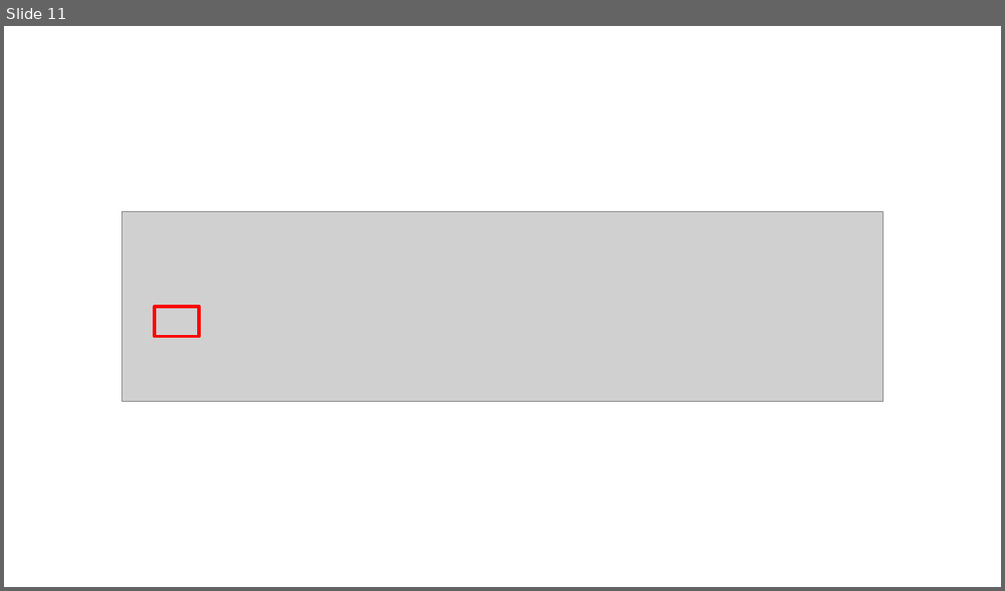
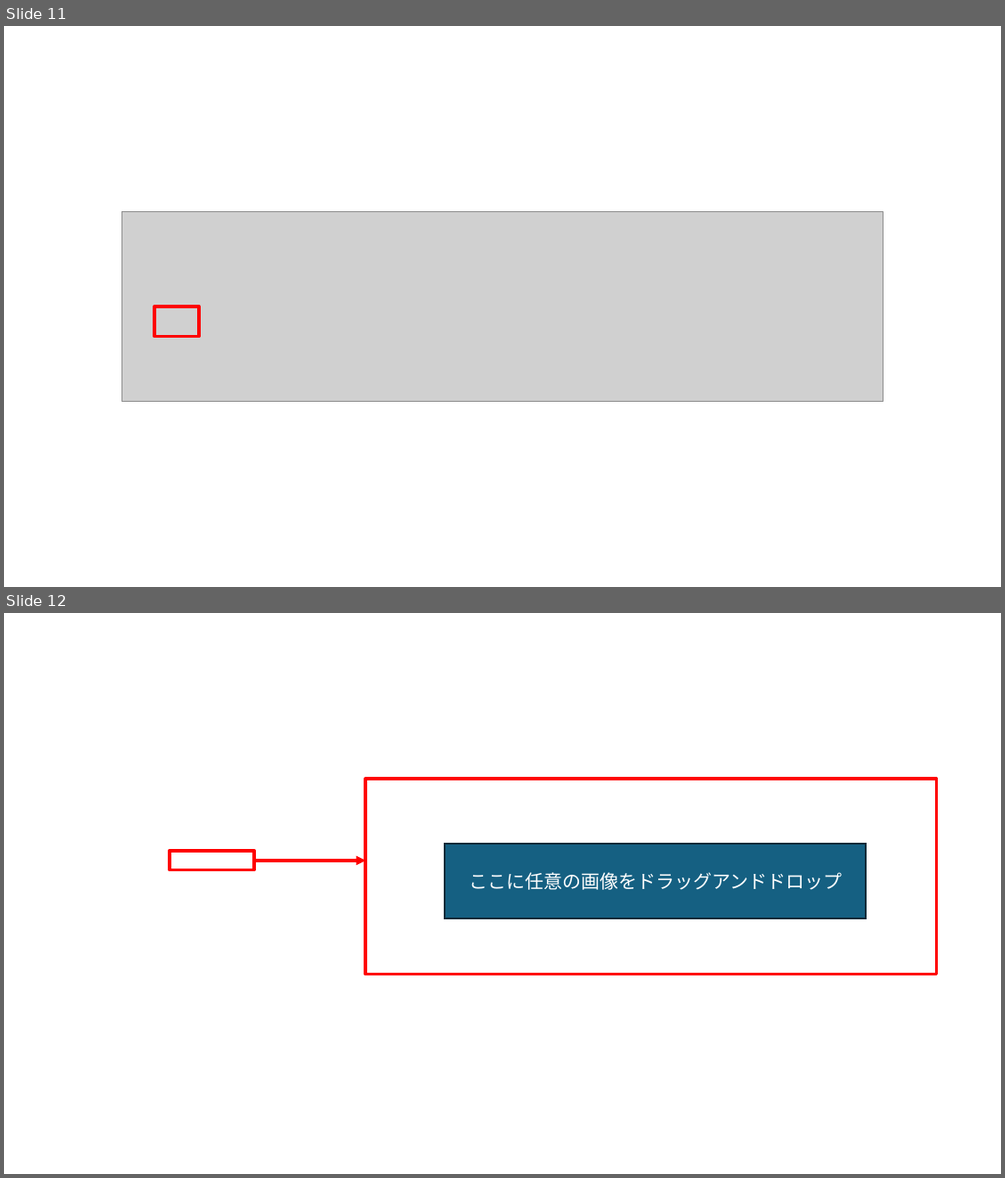
Before and after one commit to runceel/AzureFunctionsLab, a slide deck: images/ImageSource.pptx. Shown one above the other, each under a label of ours: slide 11 before the commit, slides 11 and 12 after it. The pictures are 1005x591 and 1005x1178 pixels, drawn with LibreOffice and Linux fonts; fonts in the diff are those of the drawing; grey boxes stand for pictures; background and template pictures are left out. Boxes give left, top, right and bottom in pixels: in the first picture for what was removed or moved away, otherwise in the second. Text is boxed around its words. In the diff, an @@ line names an element or a change of style, - is before the commit and + after.

```diff
--- a/images/ImageSource.pptx
+++ b/images/ImageSource.pptx
@@ slide 12 added at (4,613,1001,1174), background picture (left out) @@
@@ rectangle added at (366,779,938,974), outline #FF0000 3 pt @@
@@ rectangle added at (170,851,254,870), outline #FF0000 3 pt @@
@@ rectangle added at (445,844,866,918), fill #156082, outline #092A39 1.5 pt, 18 pt, text #FFFFFF @@
+ここに任意の画像をドラッグアンドドロップ
@@ arrow added from (254, 860) to (366, 860), #FF0000 3 pt @@
```
Also in this commit, not shown: 6 other slides added, 25 other files.
